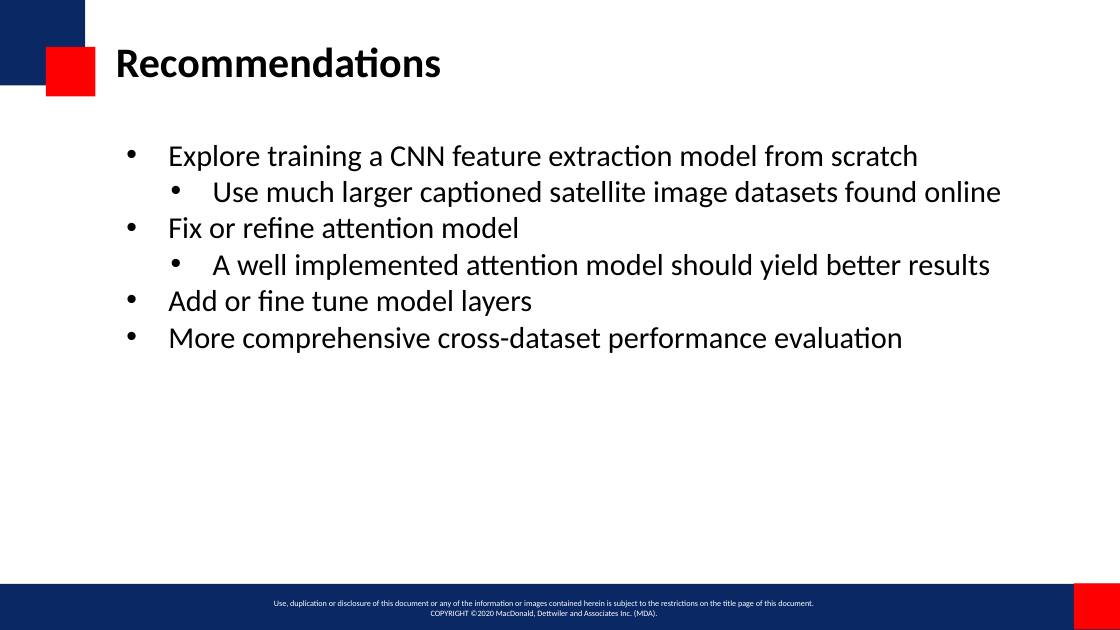
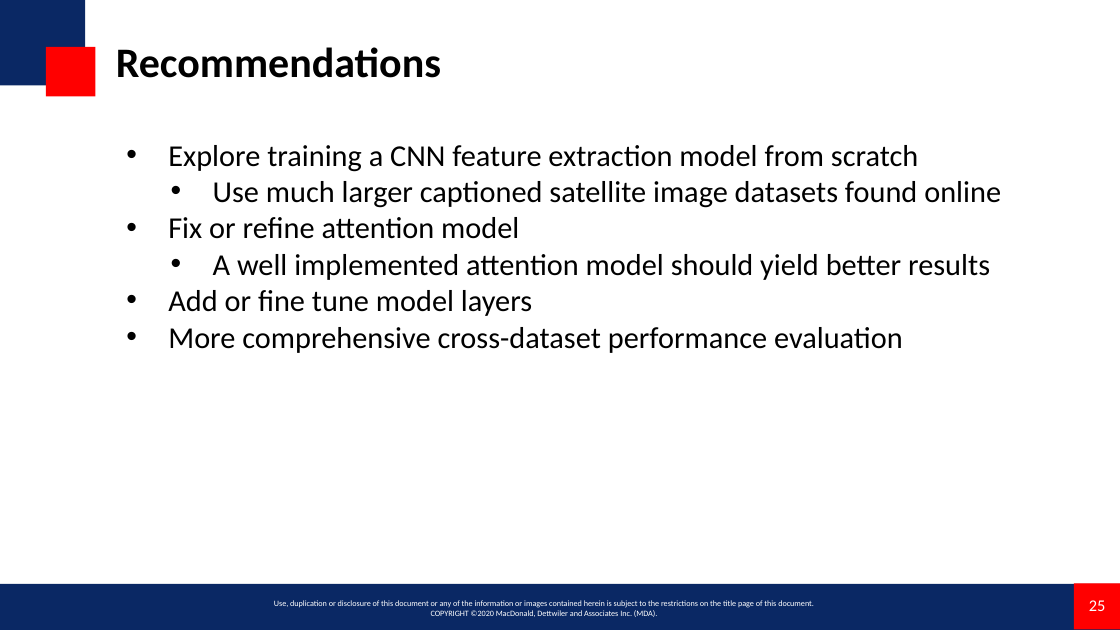
Before and after one commit to miketianchen/MDA_image_captioning, a slide deck: slide 25 of docs/final_presentation.pptx. Drawn at 1120x630 pixels with LibreOffice and Linux fonts; fonts in the diff are those of the drawing; background and template pictures are left out. Boxes give left, top, right and bottom in pixels: in the first picture for what was removed or moved away, otherwise in the second. Text is boxed around its words. In the diff, an @@ line names an element or a change of style, - is before the commit and + after.

```diff
--- a/docs/final_presentation.pptx
+++ b/docs/final_presentation.pptx
@@ page number added at bbox=[1089, 600, 1106, 611], 14 pt, text #FFFFFF @@
+25
```
Also in this commit, not shown: 25 other slides changed, 1 slide added.
